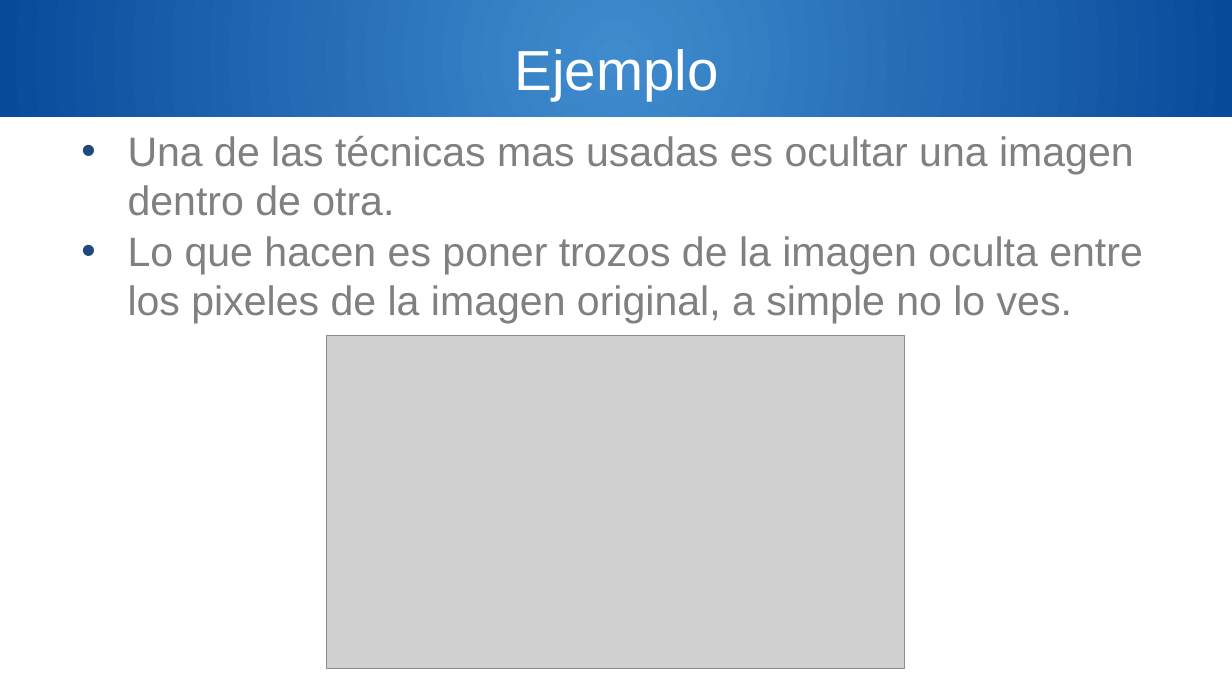
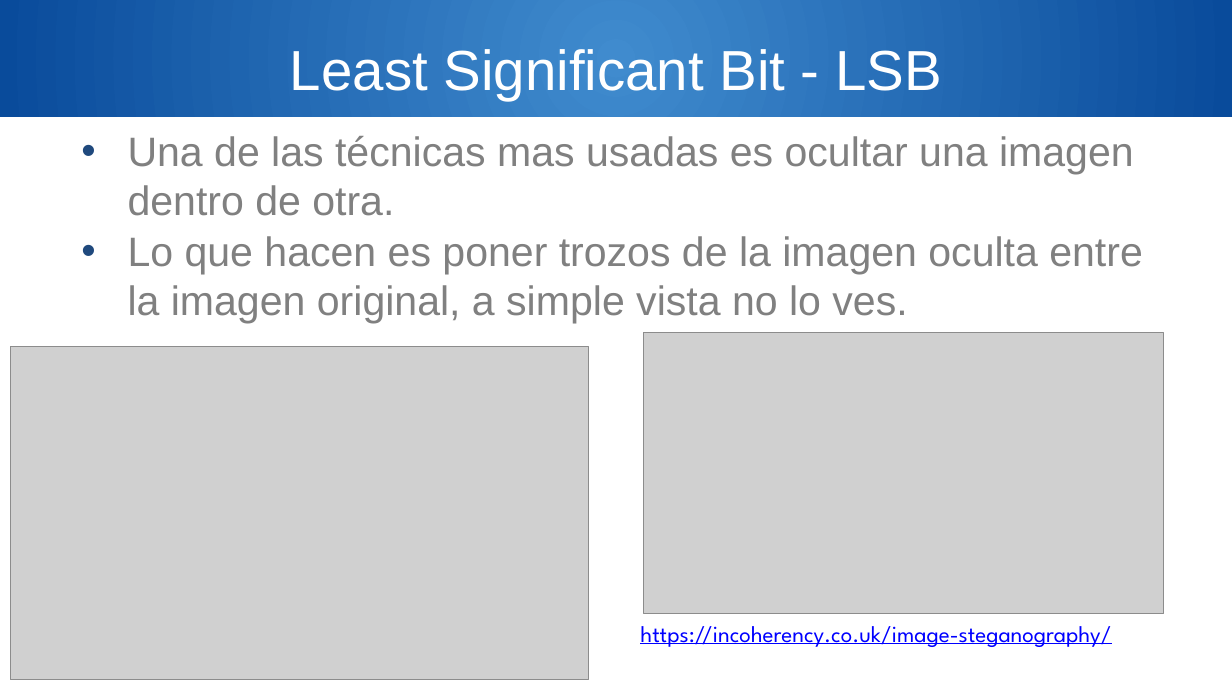
Before and after one commit to Ulixses/CursoHackingUtad, a slide deck: slide 15 of PresentaciónTaller.pptx (slide 13 before the commit). Drawn at 1232x693 pixels with LibreOffice and Linux fonts; fonts in the diff are those of the drawing; grey boxes stand for pictures; background and template pictures are left out. Boxes give left, top, right and bottom in pixels: in the first picture for what was removed or moved away, otherwise in the second. Text is boxed around its words. In the diff, an @@ line names an element or a change of style, - is before the commit and + after.

```diff
--- a/PresentaciónTaller.pptx
+++ b/PresentaciónTaller.pptx
@@ text at (290, 49, 942, 100): text changed @@
-Ejemplo
+Least Significant Bit - LSB
@@ text at (128, 236, 1143, 324): text changed @@
-• Lo que hacen es poner trozos de la imagen oculta entre los pixeles de la imagen original, a simple no lo ves.
+• Lo que hacen es poner trozos de la imagen oculta entre la imagen original, a simple vista no lo ves.
@@ picture: place and size @@
-picture at (327, 335, 906, 669)
+picture at (10, 347, 589, 680)
@@ picture added at (644, 333, 1165, 614) @@
@@ text added at (640, 626, 1111, 647), 18 pt, text #0000FF, underline @@
+https://incoherency.co.uk/image-steganography/
```
Also in this commit, not shown: 3 other slides changed, 3 slides added, 2 other files.
